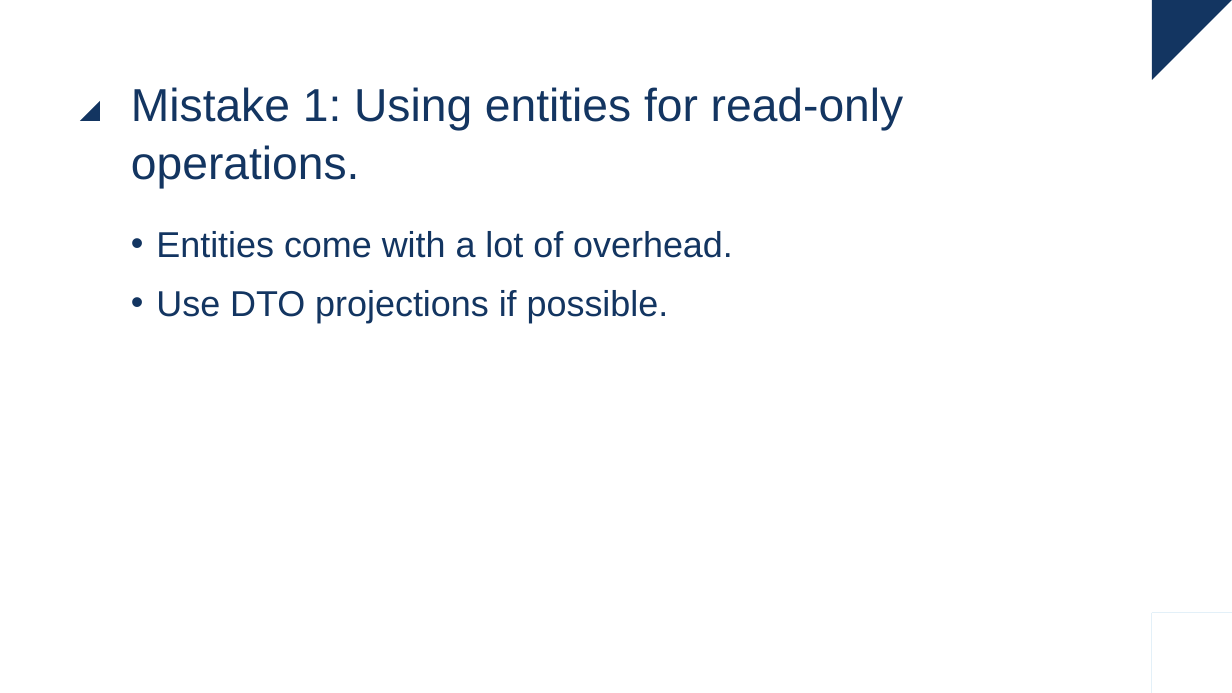
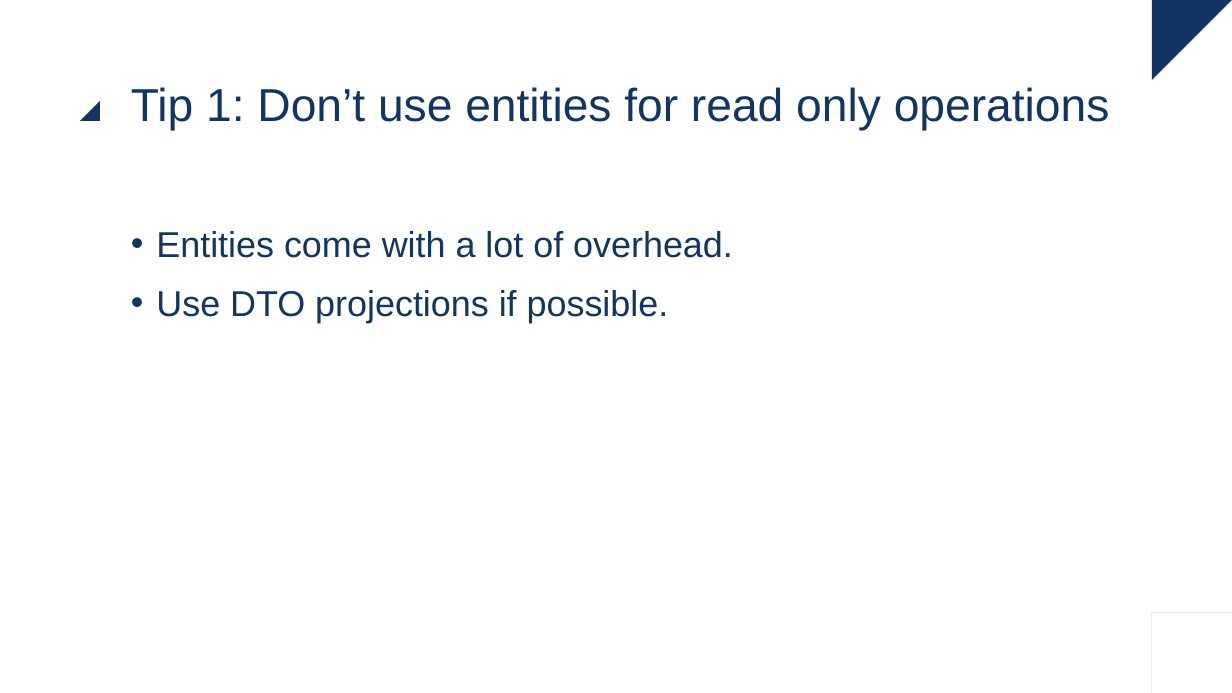
Before and after one commit to raoulvdberge/jpa-with-hibernate, a slide deck: slide 42 of slides.pptx. Drawn at 1232x693 pixels with LibreOffice and Linux fonts; fonts in the diff are those of the drawing. Boxes give left, top, right and bottom in pixels: in the first picture for what was removed or moved away, otherwise in the second. Text is boxed around its words. In the diff, an @@ line names an element or a change of style, - is before the commit and + after.

Commit message:
Use "Tip" language instead of "Mistake" on "Performance tips and common mistakes"

```diff
--- a/slides.pptx
+++ b/slides.pptx
@@ title at (131,87,1110,131): text changed @@
-Mistake 1: Using entities for read-only operations.
+Tip 1: Don’t use entities for read only operations
```
Also in this commit, not shown: 12 other slides changed, 1 other file.
